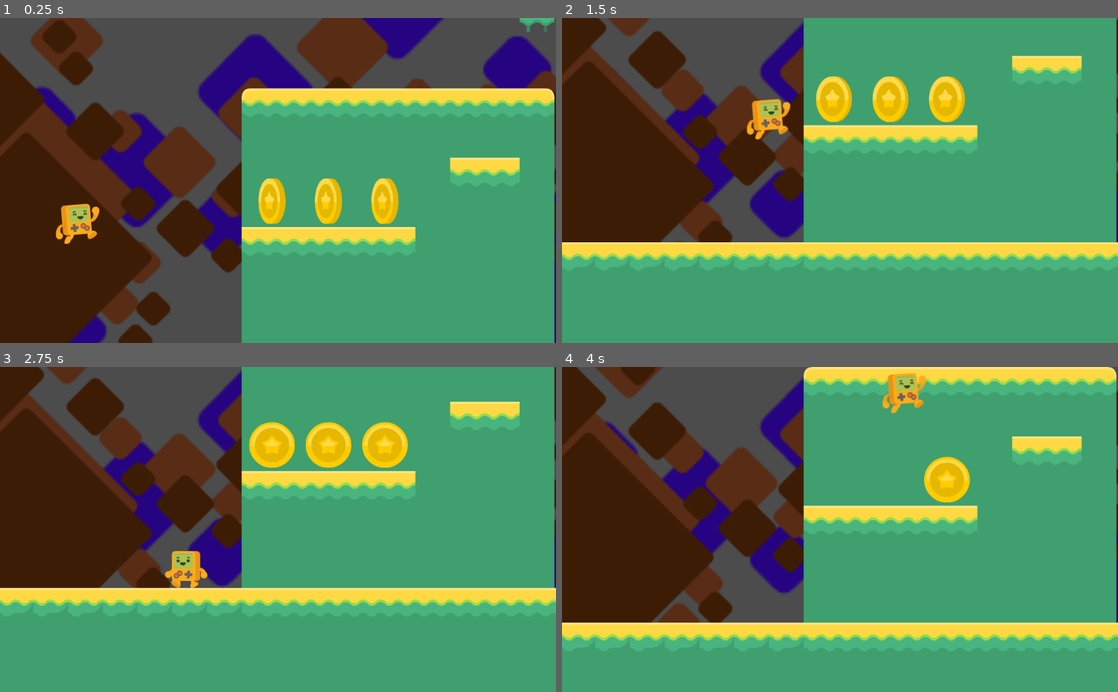
Above: before the commit, frames 1-4 (two rows, left to right).
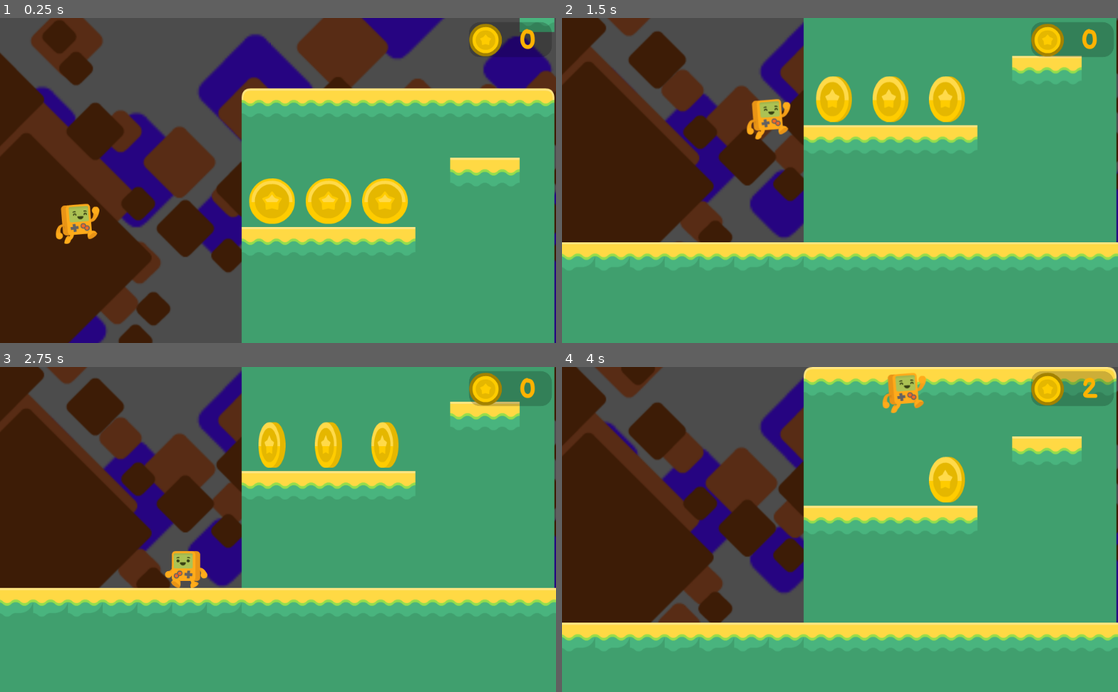
Above: after the commit, the same moments.

Repository: theaob/platformergodot
Game: Godot game, scene res://Scenes/Level1.tscn
The game is run twice, just before and just after one commit, with the same random seed, the same clock (stepped at 60 frames per second) and the same inputs.
Inputs:
- Up to frame 1 (0.25 s): no input
- Up to frame 2 (1.5 s): hold Right (right) from 0.53 s (still down); tap Space (jump) at 0.77 s
- Up to frame 3 (2.75 s): tap Space (jump) at 1.52 s; release Right (right) at 2.03 s; hold Left (left) from 2.03 s (still down)
- Up to frame 4 (4 s): release Left (left) at 2.78 s; hold Right (right) from 2.78 s (still down); tap Space (jump) at 3.02, 3.77 s

The runs differ from the first frame. In frame 1, 2.7% of the frame differs, in the area x 44-100%, y 1-64%; in frame 2, 1.5%; in frame 3, 3.2%, in the area x 44-100%, y 1-31%; in frame 4, 2.0%.

Commit message:
added HUD updated coin script to emit signal

Diff:
--- a/Scenes/Coin.tscn
+++ b/Scenes/Coin.tscn
@@ -54,6 +54,18 @@
 "update": 0,
 "values": [ Color( 1, 1, 1, 1 ) ]
 }
+tracks/3/type = "value"
+tracks/3/path = NodePath("AnimatedSprite:playing")
+tracks/3/interp = 1
+tracks/3/loop_wrap = true
+tracks/3/imported = false
+tracks/3/enabled = true
+tracks/3/keys = {
+"times": PoolRealArray( 0 ),
+"transitions": PoolRealArray( 1 ),
+"update": 0,
+"values": [ true ]
+}
 
 [sub_resource type="Animation" id=4]
 resource_name = "coin_animation"
@@ -82,6 +94,18 @@
 "update": 0,
 "values": [ Color( 1, 1, 1, 1 ), Color( 0, 0, 0, 0 ) ]
 }
+tracks/2/type = "value"
+tracks/2/path = NodePath("AnimatedSprite:playing")
+tracks/2/interp = 1
+tracks/2/loop_wrap = true
+tracks/2/imported = false
+tracks/2/enabled = true
+tracks/2/keys = {
+"times": PoolRealArray( 0 ),
+"transitions": PoolRealArray( 1 ),
+"update": 1,
+"values": [ false ]
+}
 
 [node name="coin" type="Area2D"]
 collision_layer = 8
@@ -93,7 +117,7 @@
 [node name="AnimatedSprite" type="AnimatedSprite" parent="."]
 frames = SubResource( 1 )
 animation = "idle"
-frame = 1
+frame = 4
 playing = true
 
 [node name="AnimationPlayer" type="AnimationPlayer" parent="."]
--- a/Scenes/Level1.tscn
+++ b/Scenes/Level1.tscn
@@ -6,6 +6,9 @@
 [ext_resource path="res://Assets/Background/set2_background.png" type="Texture" id=4]
 [ext_resource path="res://Assets/Background/set2_tiles.png" type="Texture" id=5]
 [ext_resource path="res://Scenes/Coin.tscn" type="PackedScene" id=6]
+[ext_resource path="res://Assets/HUD/coin_gold.png" type="Texture" id=7]
+[ext_resource path="res://Assets/Fonts/BalsamiqSans-Bold.ttf" type="DynamicFontData" id=8]
+[ext_resource path="res://Scripts/HUD.gd" type="Script" id=9]
 
 [sub_resource type="RectangleShape2D" id=4]
 extents = Vector2( 764, 30 )
@@ -18,6 +21,17 @@
 
 [sub_resource type="RectangleShape2D" id=3]
 extents = Vector2( 288, 32 )
+
+[sub_resource type="StyleBoxFlat" id=5]
+bg_color = Color( 0, 0, 0, 0.196078 )
+corner_radius_top_left = 20
+corner_radius_top_right = 20
+corner_radius_bottom_right = 20
+corner_radius_bottom_left = 20
+
+[sub_resource type="DynamicFont" id=6]
+size = 50
+font_data = ExtResource( 8 )
 
 [node name="Level1" type="Node2D"]
 
@@ -103,11 +117,10 @@
 [node name="Tiled Solid" type="TileMap" parent="."]
 position = Vector2( 0, 152 )
 tile_set = ExtResource( 1 )
-show_collision = true
 collision_layer = 2
 collision_mask = 49
 format = 1
-tile_data = PoolIntArray( -1114104, 2, 0, -983030, 2, 0, -851960, 2, 0, -720886, 2, 0, -589816, 2, 0, -458742, 2, 0, -327672, 2, 0, -131080, 0, 0, -65544, 0, 0, -8, 0, …(2074 unchanged characters)…
+tile_data = PoolIntArray( -1114104, 3, 0, -983030, 3, 0, -851960, 3, 0, -720886, 3, 0, -589816, 3, 0, -458742, 3, 0, -327672, 3, 0, -131080, 0, 0, -65544, 0, 0, -8, 0, …(2074 unchanged characters)…
 
 [node name="coins" type="Node" parent="."]
 
@@ -156,4 +169,43 @@
 drag_margin_right = 0.3
 editor_draw_limits = true
 
+[node name="HUD" type="CanvasLayer" parent="."]
+script = ExtResource( 9 )
+
+[node name="Panel" type="Panel" parent="HUD"]
+margin_left = 864.0
+margin_top = 8.0
+margin_right = 1016.0
+margin_bottom = 72.0
+custom_styles/panel = SubResource( 5 )
+__meta__ = {
+"_edit_group_": true
+}
+
+[node name="CoinLabel" type="Label" parent="HUD/Panel"]
+margin_left = 64.0
+margin_right = 152.0
+margin_bottom = 64.0
+custom_colors/font_color = Color( 1, 0.701961, 0, 1 )
+custom_fonts/font = SubResource( 6 )
+text = "100"
+align = 1
+valign = 2
+
+[node name="TextureRect" type="TextureRect" parent="HUD/Panel"]
+margin_top = 2.0
+margin_right = 61.0
+margin_bottom = 63.0
+texture = ExtResource( 7 )
+
 [connection signal="body_entered" from="FallZone" to="Steve" method="_on_FallZone_body_entered"]
+[connection signal="coin_collected" from="coins/coin1" to="HUD" method="_on_coin_collected"]
+[connection signal="coin_collected" from="coins/coin2" to="HUD" method="_on_coin_collected"]
+[connection signal="coin_collected" from="coins/coin3" to="HUD" method="_on_coin_collected"]
+[connection signal="coin_collected" from="coins/coin4" to="HUD" method="_on_coin_collected"]
+[connection signal="coin_collected" from="coins/coin5" to="HUD" method="_on_coin_collected"]
+[connection signal="coin_collected" from="coins/coin6" to="HUD" method="_on_coin_collected"]
+[connection signal="coin_collected" from="coins/coin7" to="HUD" method="_on_coin_collected"]
+[connection signal="coin_collected" from="coins/coin8" to="HUD" method="_on_coin_collected"]
+[connection signal="coin_collected" from="coins/coin9" to="HUD" method="_on_coin_collected"]
+[connection signal="coin_collected" from="coins/coin10" to="HUD" method="_on_coin_collected"]
--- a/Scripts/Coin.gd
+++ b/Scripts/Coin.gd
@@ -1,8 +1,11 @@
 extends Area2D
+
+signal coin_collected;
 
 func _on_coin_body_entered(body):
 	$AnimationPlayer.play("coin_animation");
-	body.add_coin();
+	set_collision_mask_bit(0, false);
+	emit_signal("coin_collected");
 
 func _on_AnimationPlayer_animation_finished(_anim_name):
 	queue_free();
--- /dev/null
+++ b/Scripts/HUD.gd
@@ -0,0 +1,10 @@
+extends CanvasLayer
+
+var coins = 0;
+
+func _ready():
+	$Panel/CoinLabel.text = String(coins);
+
+func _on_coin_collected():
+	coins = coins + 1;
+	_ready();
--- a/Scripts/Player.gd
+++ b/Scripts/Player.gd
@@ -1,7 +1,6 @@
 extends KinematicBody2D
 
 var velocity = Vector2(0,0);
-var coins = 0;
 
 const X_SPEED = 250;
 const JUMP_FORCE = -1000;
@@ -32,9 +31,5 @@
 
 	velocity.x = lerp(velocity.x, 0, LERP_WEIGHT);
 
-
-func add_coin():
-	coins = coins + 1;
-
 func _on_FallZone_body_entered(_body):
 	var _result = get_tree().change_scene("res://Scenes/Level1.tscn");
Binary file added: Assets/Fonts/BalsamiqSans-Bold.ttf
Binary file added: Assets/HUD/coin_gold.png
Not shown, added: Assets/HUD/coin_gold.png.import
Not shown: 1 places in Scenes/Level1.tscn that only renumber resources
